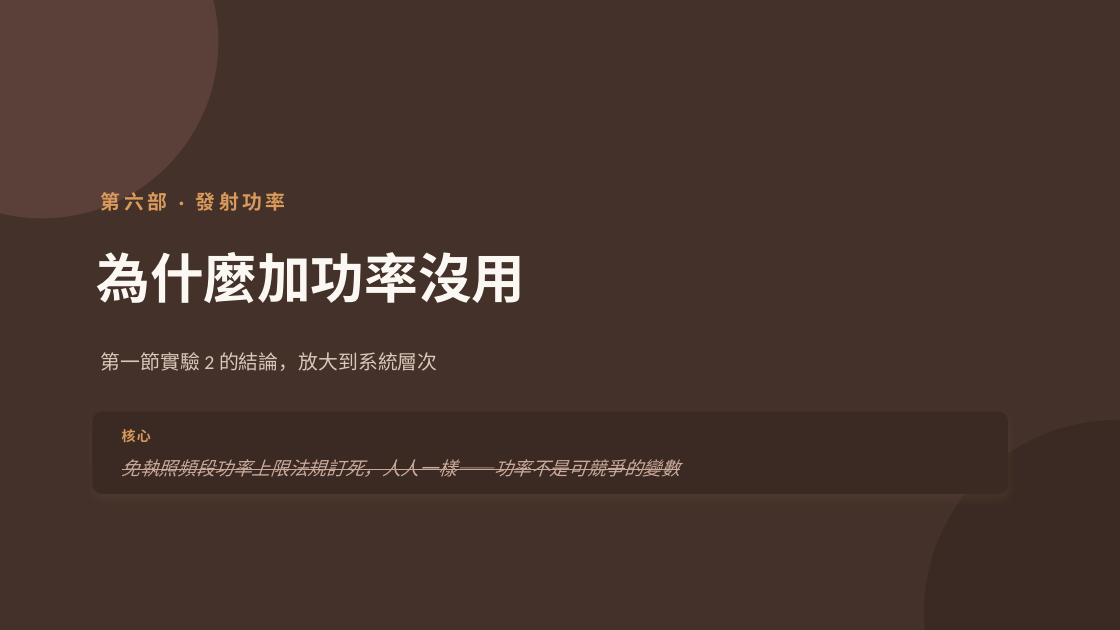
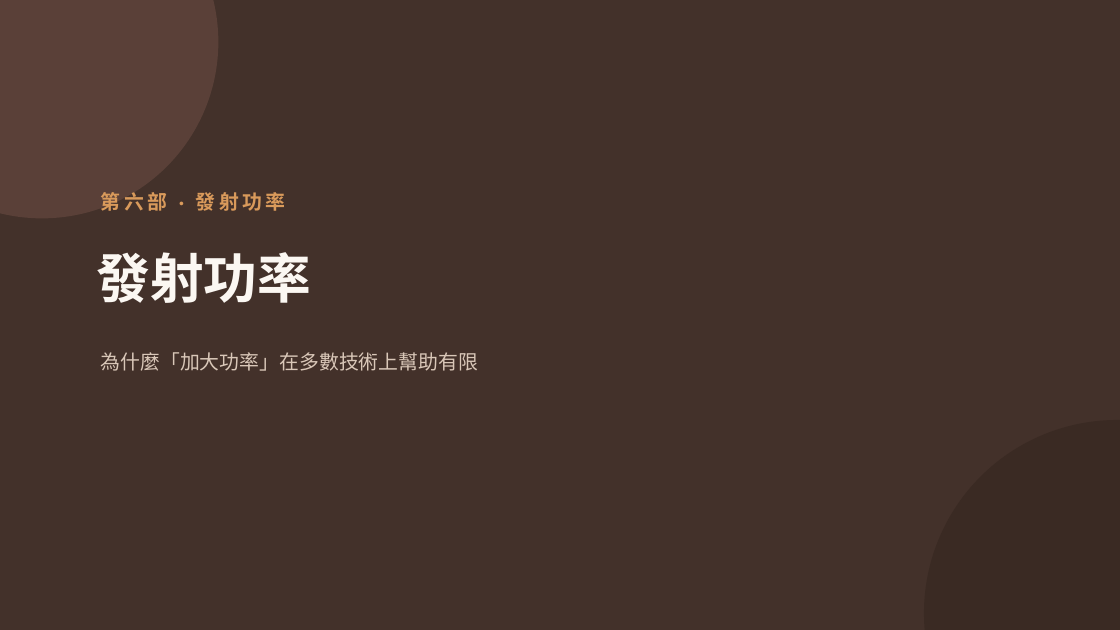
Before and after one commit to winson3QQ/Radio-Advanced, a slide deck: slide 16 of 投影片/進階無線電_第二節_無線科技分層解析.pptx (slide 17 before the commit). Drawn at 1120x630 pixels with LibreOffice and Linux fonts; fonts in the diff are those of the drawing. Boxes give left, top, right and bottom in pixels: in the first picture for what was removed or moved away, otherwise in the second. Text is boxed around its words. In the diff, an @@ line names an element or a change of style, - is before the commit and + after.

```diff
--- a/投影片/進階無線電_第二節_無線科技分層解析.pptx
+++ b/投影片/進階無線電_第二節_無線科技分層解析.pptx
@@ text at bbox=[96, 252, 311, 303]: text changed @@
-為什麼加功率沒用
+發射功率
@@ text at bbox=[101, 352, 479, 371]: text changed @@
-第一節實驗 2 的結論，放大到系統層次
+為什麼「加大功率」在多數技術上幫助有限
@@ rounded rectangle removed at bbox=[92, 412, 1008, 494] @@
@@ text removed at bbox=[122, 429, 151, 442] @@
-核心
@@ text removed at bbox=[122, 459, 681, 477] @@
-免執照頻段功率上限法規訂死，人人一樣——功率不是可競爭的變數
```
Also in this commit, not shown: 23 other slides changed, 1 slide added, 2 slides removed.
